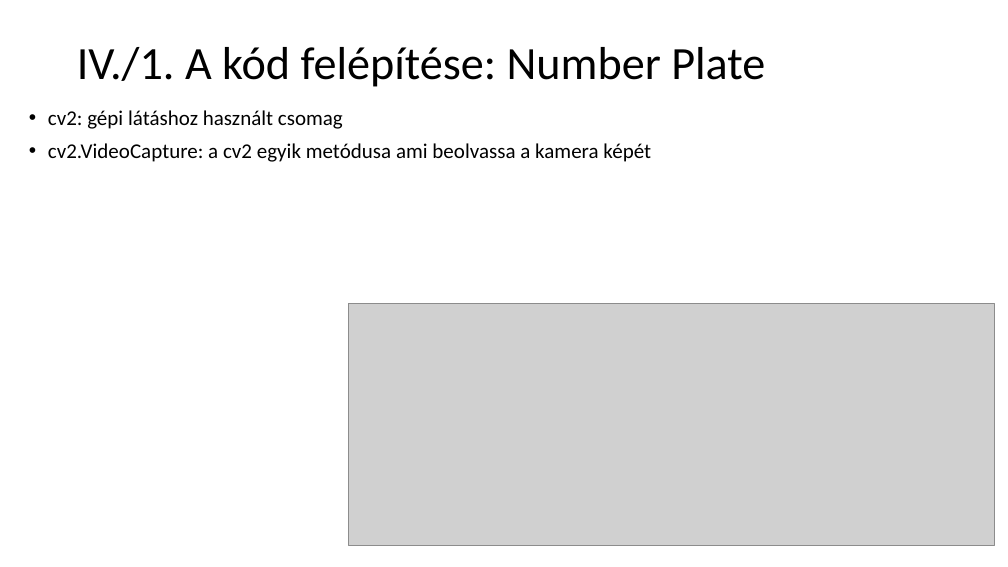
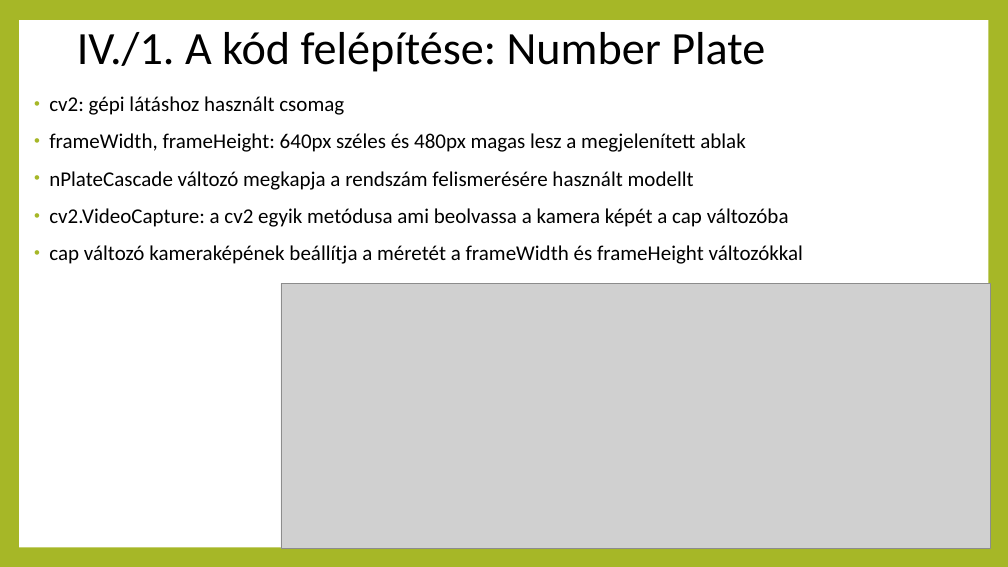
Before and after one commit to PatrikBauer/projektfeladatCV, a slide deck: slide 6 of projekthu.pptx. Drawn at 1008x567 pixels with LibreOffice and Linux fonts; fonts in the diff are those of the drawing; grey boxes stand for pictures. Boxes give left, top, right and bottom in pixels: in the first picture for what was removed or moved away, otherwise in the second. Text is boxed around its words. In the diff, an @@ line names an element or a change of style, - is before the commit and + after.

Commit message:
presentation and fixes

```diff
--- a/projekthu.pptx
+++ b/projekthu.pptx
@@ background #FFFFFF to #A6B727 @@
@@ rectangle added at [19, 20, 988, 547], fill #FFFFFF @@
@@ title "IV./1. A kód felépítése: Number ...": place and size @@
-title "IV./1. A kód felépítése: Number ..." at [77, 47, 765, 87]
+title "IV./1. A kód felépítése: Number ..." at [77, 32, 765, 72]
@@ text "cv2: gépi látáshoz használt csomag": place and size @@
-text "cv2: gépi látáshoz használt csomag" at [48, 110, 651, 162]
+text "cv2: gépi látáshoz használt csomag" at [49, 96, 803, 264]
@@ text at [49, 96, 344, 115]: indent changed; more space between paragraphs @@
@@ text at [49, 133, 803, 264]: text changed @@
-• cv2.VideoCapture: a cv2 egyik metódusa ami beolvassa a kamera képét
+• frameWidth, frameHeight: 640px széles és 480px magas lesz a megjelenített ablak
+• nPlateCascade változó megkapja a rendszám felismerésére használt modellt
+• cv2.VideoCapture: a cv2 egyik metódusa ami beolvassa a kamera képét a cap változóba
+• cap változó kameraképének beállítja a méretét a frameWidth és frameHeight változókkal
@@ picture: place and size @@
-picture at [349, 304, 995, 545]
+picture at [281, 284, 991, 549]
```
Also in this commit, not shown: 16 other slides changed, 9 slides added, 4 other files.
